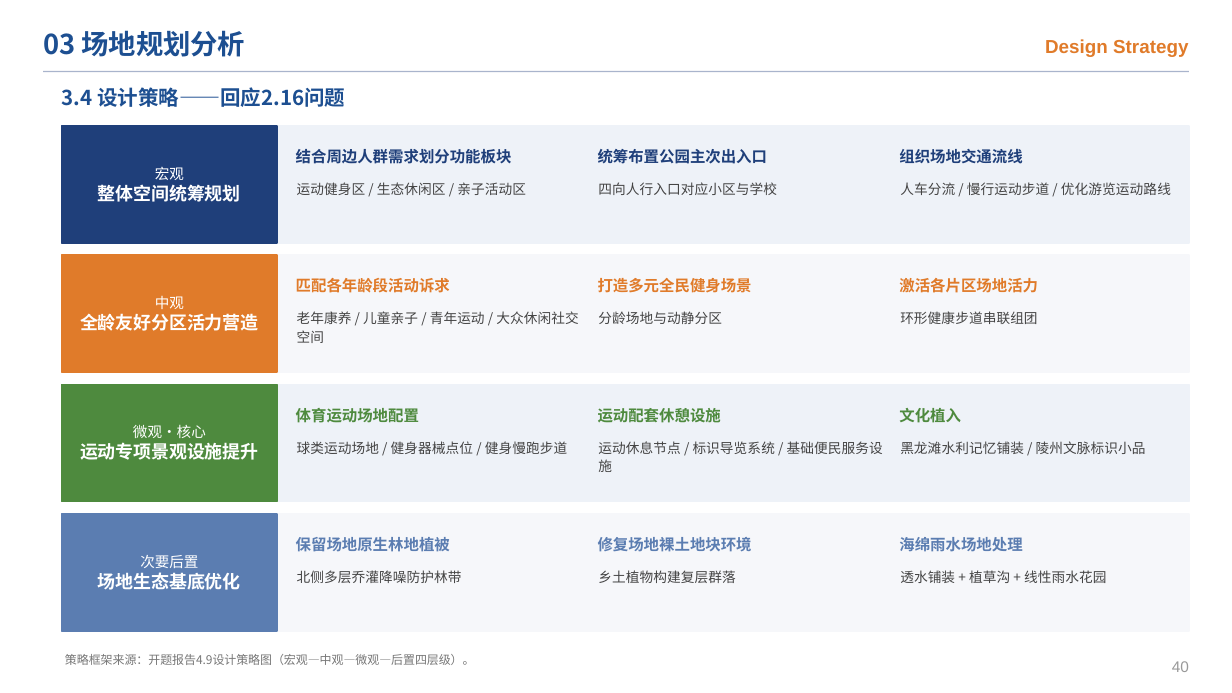
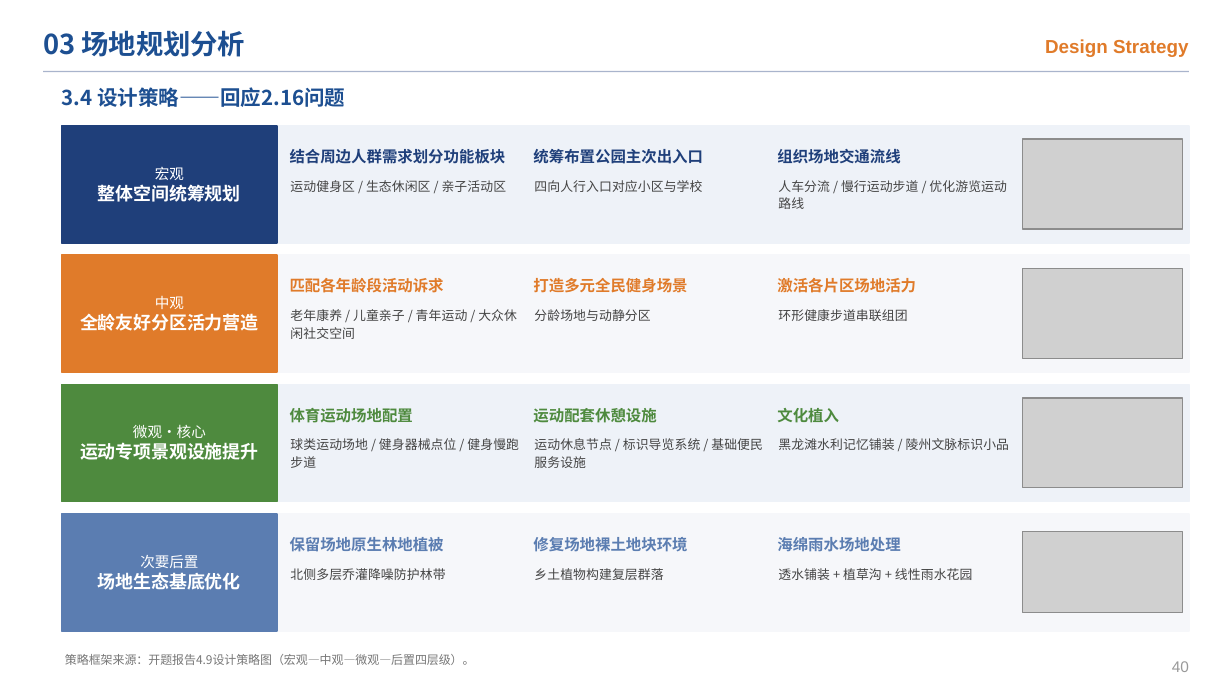
Before and after one commit to chun96309-cloud/lxfs, a slide deck: slide 42 of 跃动栖园_开题答辩PPT.pptx. Drawn at 1232x693 pixels with LibreOffice and Linux fonts; fonts in the diff are those of the drawing; grey boxes stand for pictures. Boxes give left, top, right and bottom in pixels: in the first picture for what was removed or moved away, otherwise in the second. Text is boxed around its words. In the diff, an @@ line names an element or a change of style, - is before the commit and + after.

```diff
--- a/跃动栖园_开题答辩PPT.pptx
+++ b/跃动栖园_开题答辩PPT.pptx
@@ text "结合周边人群需求划分功能板块": place and size @@
-text "结合周边人群需求划分功能板块" at bbox=[296, 149, 512, 164]
+text "结合周边人群需求划分功能板块" at bbox=[290, 149, 506, 164]
@@ text "统筹布置公园主次出入口": place and size @@
-text "统筹布置公园主次出入口" at bbox=[598, 149, 768, 164]
+text "统筹布置公园主次出入口" at bbox=[533, 149, 703, 164]
@@ text "组织场地交通流线": place and size @@
-text "组织场地交通流线" at bbox=[899, 149, 1022, 164]
+text "组织场地交通流线" at bbox=[777, 149, 900, 164]
@@ picture added at bbox=[1023, 139, 1183, 229] @@
@@ text "四向人行入口对应小区与学校": place and size @@
-text "四向人行入口对应小区与学校" at bbox=[598, 182, 777, 195]
+text "四向人行入口对应小区与学校" at bbox=[534, 180, 702, 192]
@@ text "人车分流 / 慢行运动步道 / 优化游览运动路线": place and size @@
-text "人车分流 / 慢行运动步道 / 优化游览运动路线" at bbox=[900, 182, 1171, 195]
+text "人车分流 / 慢行运动步道 / 优化游览运动路线" at bbox=[778, 180, 1007, 209]
@@ text "匹配各年龄段活动诉求": place and size @@
-text "匹配各年龄段活动诉求" at bbox=[296, 278, 450, 293]
+text "匹配各年龄段活动诉求" at bbox=[290, 278, 444, 293]
@@ text "打造多元全民健身场景": place and size @@
-text "打造多元全民健身场景" at bbox=[598, 278, 752, 293]
+text "打造多元全民健身场景" at bbox=[533, 278, 687, 293]
@@ text "激活各片区场地活力": place and size @@
-text "激活各片区场地活力" at bbox=[899, 278, 1038, 293]
+text "激活各片区场地活力" at bbox=[777, 278, 916, 293]
@@ picture added at bbox=[1023, 269, 1183, 359] @@
@@ text "分龄场地与动静分区": place and size @@
-text "分龄场地与动静分区" at bbox=[598, 311, 722, 324]
+text "分龄场地与动静分区" at bbox=[534, 309, 650, 321]
@@ text "环形健康步道串联组团": place and size @@
-text "环形健康步道串联组团" at bbox=[900, 311, 1037, 324]
+text "环形健康步道串联组团" at bbox=[778, 309, 907, 321]
@@ text "体育运动场地配置": place and size @@
-text "体育运动场地配置" at bbox=[296, 408, 419, 423]
+text "体育运动场地配置" at bbox=[290, 408, 413, 423]
@@ text "运动配套休憩设施": place and size @@
-text "运动配套休憩设施" at bbox=[598, 408, 721, 423]
+text "运动配套休憩设施" at bbox=[533, 408, 656, 423]
@@ text "文化植入": place and size @@
-text "文化植入" at bbox=[899, 408, 961, 423]
+text "文化植入" at bbox=[777, 408, 839, 423]
@@ picture added at bbox=[1023, 398, 1183, 488] @@
@@ text "运动休息节点 / 标识导览系统 / 基础便民服务设施": place and size @@
-text "运动休息节点 / 标识导览系统 / 基础便民服务设施" at bbox=[598, 441, 883, 472]
+text "运动休息节点 / 标识导览系统 / 基础便民服务设施" at bbox=[534, 438, 763, 468]
@@ size 8 to 7.5 pt in 12 elements at bbox=[290, 568, 445, 580], bbox=[290, 180, 507, 192], bbox=[290, 309, 517, 339], bbox=[290, 438, 519, 468], bbox=[534, 180, 702, 192], bbox=[534, 309, 650, 321], bbox=[534, 568, 663, 580], bbox=[534, 438, 763, 468], bbox=[778, 568, 973, 580], bbox=[778, 180, 1007, 209], bbox=[778, 309, 907, 321], bbox=[778, 438, 1009, 450] @@
@@ text "黑龙滩水利记忆铺装 / 陵州文脉标识小品": place and size @@
-text "黑龙滩水利记忆铺装 / 陵州文脉标识小品" at bbox=[900, 441, 1146, 454]
+text "黑龙滩水利记忆铺装 / 陵州文脉标识小品" at bbox=[778, 438, 1009, 450]
@@ text "保留场地原生林地植被": place and size @@
-text "保留场地原生林地植被" at bbox=[296, 537, 450, 552]
+text "保留场地原生林地植被" at bbox=[290, 537, 444, 552]
@@ text "修复场地裸土地块环境": place and size @@
-text "修复场地裸土地块环境" at bbox=[598, 537, 752, 552]
+text "修复场地裸土地块环境" at bbox=[533, 537, 687, 552]
@@ text "海绵雨水场地处理": place and size @@
-text "海绵雨水场地处理" at bbox=[899, 537, 1022, 551]
+text "海绵雨水场地处理" at bbox=[777, 537, 900, 551]
@@ picture added at bbox=[1023, 532, 1183, 614] @@
@@ text "乡土植物构建复层群落": place and size @@
-text "乡土植物构建复层群落" at bbox=[598, 570, 735, 583]
+text "乡土植物构建复层群落" at bbox=[534, 568, 663, 580]
@@ text "透水铺装 + 植草沟 + 线性雨水花园": place and size @@
-text "透水铺装 + 植草沟 + 线性雨水花园" at bbox=[900, 570, 1106, 583]
+text "透水铺装 + 植草沟 + 线性雨水花园" at bbox=[778, 568, 973, 580]
```
Also in this commit, not shown: 10 other slides changed, 1 other file.
